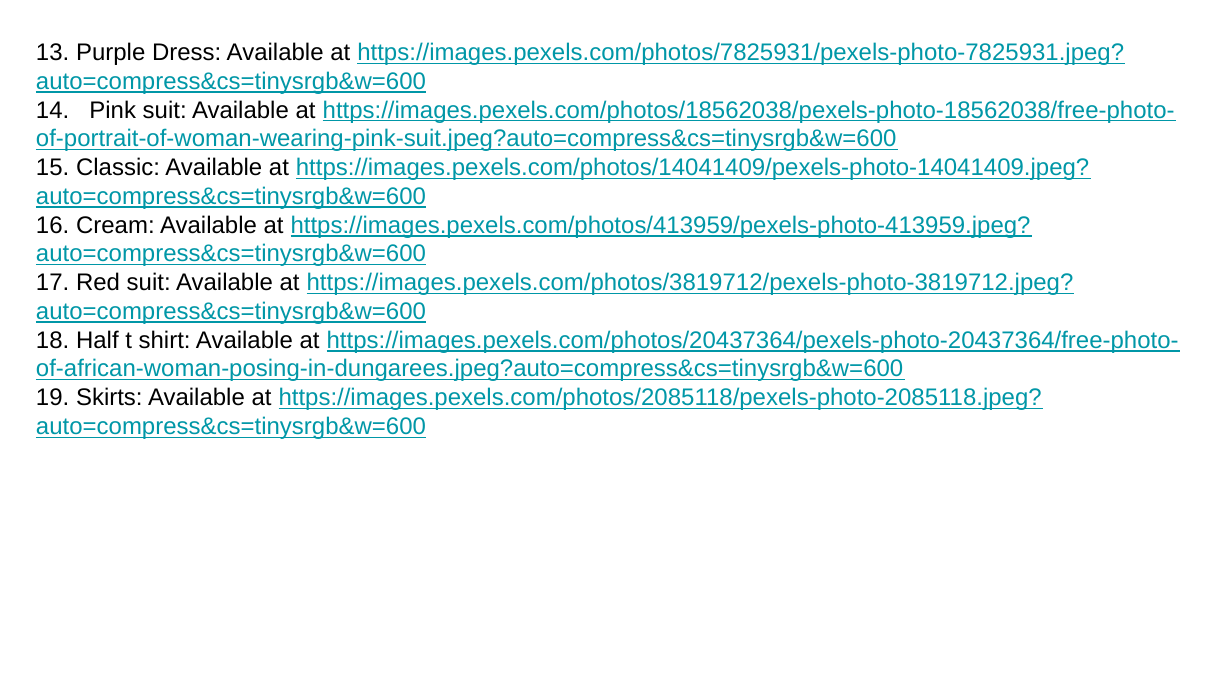
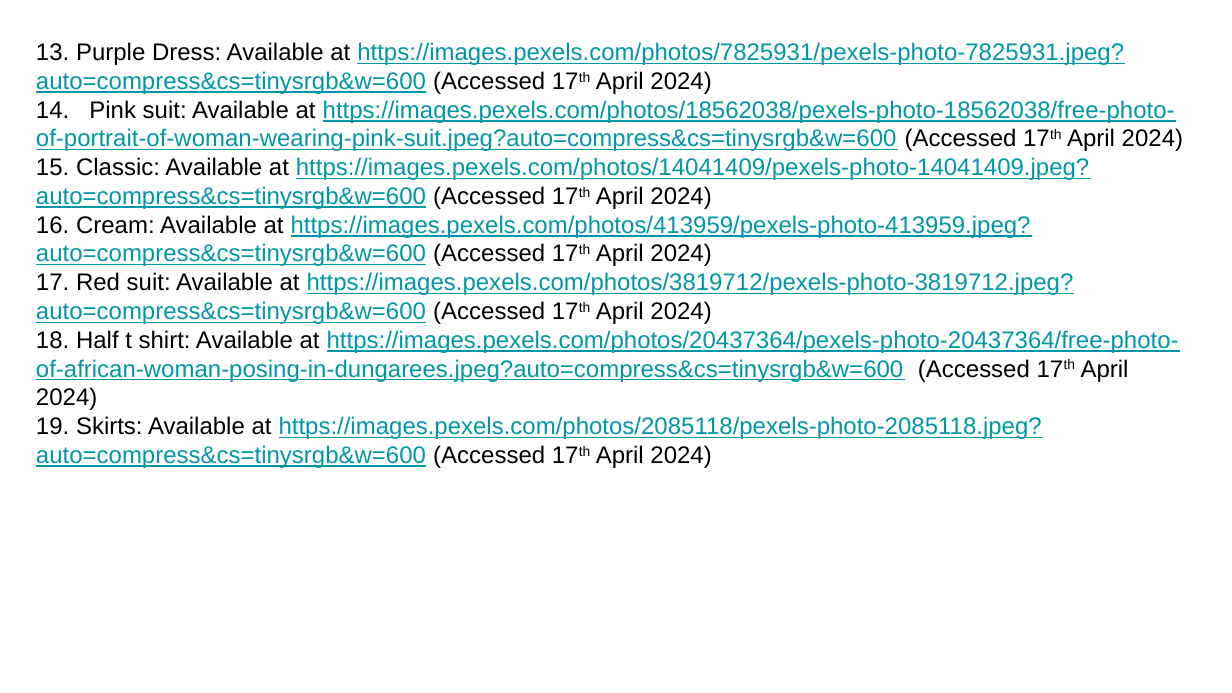
Before and after one commit to Pasetop5/Final-Webdesign-repository, a slide deck: slide 4 of Wireframe/Wireframe for Chris Balarabe Oghumah /Wireframe For Chris Balarabe Oghumah .pptx. Drawn at 1232x693 pixels with LibreOffice and Linux fonts; fonts in the diff are those of the drawing. Boxes give left, top, right and bottom in pixels: in the first picture for what was removed or moved away, otherwise in the second. Text is boxed around its words. In the diff, an @@ line names an element or a change of style, - is before the commit and + after.

```diff
--- a/Wireframe/Wireframe for Chris Balarabe Oghumah /Wireframe For Chris Balarabe Oghumah .pptx
+++ b/Wireframe/Wireframe for Chris Balarabe Oghumah /Wireframe For Chris Balarabe Oghumah .pptx
@@ text at [36, 42, 1183, 468]: text changed @@
-13. Purple Dress: Available at https://images.pexels.com/photos/7825931/pexels-photo-7825931.jpeg?auto=compress&cs=tinysrgb&w=600
-14. Pink suit: Available at https://images.pexels.com/photos/18562038/pexels-photo-18562038/free-photo-of-portrait-of-woman-wearing-pink-suit.jpeg?auto=compress&cs=tinysrgb&w=600
-15. Classic: Available at https://images.pexels.com/photos/14041409/pexels-photo-14041409.jpeg?auto=compress&cs=tinysrgb&w=600
-16. Cream: Available at https://images.pexels.com/photos/413959/pexels-photo-413959.jpeg?auto=compress&cs=tinysrgb&w=600
-17. Red suit: Available at https://images.pexels.com/photos/3819712/pexels-photo-3819712.jpeg?auto=compress&cs=tinysrgb&w=600
-18. Half t shirt: Available at https://images.pexels.com/photos/20437364/pexels-photo-20437364/free-photo-of-african-woman-posing-in-dungarees.jpeg?auto=compress&cs=tinysrgb&w=600
-19. Skirts: Available at https://images.pexels.com/photos/2085118/pexels-photo-2085118.jpeg?auto=compress&cs=tinysrgb&w=600
+13. Purple Dress: Available at https://images.pexels.com/photos/7825931/pexels-photo-7825931.jpeg?auto=compress&cs=tinysrgb&w=600 (Accessed 17th April 2024)
+14. Pink suit: Available at https://images.pexels.com/photos/18562038/pexels-photo-18562038/free-photo-of-portrait-of-woman-wearing-pink-suit.jpeg?auto=compress&cs=tinysrgb&w=600 (Accessed 17th April 2024)
+15. Classic: Available at https://images.pexels.com/photos/14041409/pexels-photo-14041409.jpeg?auto=compress&cs=tinysrgb&w=600 (Accessed 17th April 2024)
+16. Cream: Available at https://images.pexels.com/photos/413959/pexels-photo-413959.jpeg?auto=compress&cs=tinysrgb&w=600 (Accessed 17th April 2024)
+17. Red suit: Available at https://images.pexels.com/photos/3819712/pexels-photo-3819712.jpeg?auto=compress&cs=tinysrgb&w=600 (Accessed 17th April 2024)
+18. Half t shirt: Available at https://images.pexels.com/photos/20437364/pexels-photo-20437364/free-photo-of-african-woman-posing-in-dungarees.jpeg?auto=compress&cs=tinysrgb&w=600 (Accessed 17th April 2024)
+19. Skirts: Available at https://images.pexels.com/photos/2085118/pexels-photo-2085118.jpeg?auto=compress&cs=tinysrgb&w=600 (Accessed 17th April 2024)
```
Also in this commit, not shown: 3 other slides changed, 2 other files.
